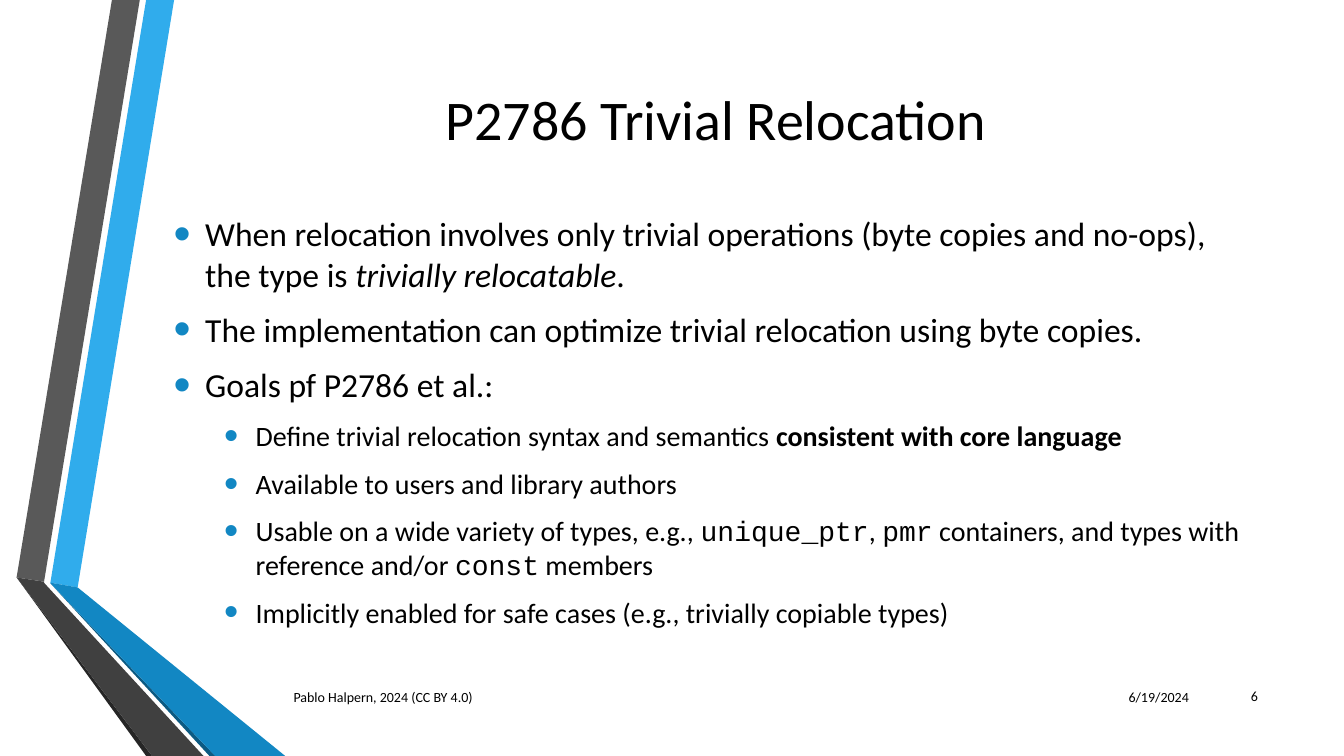
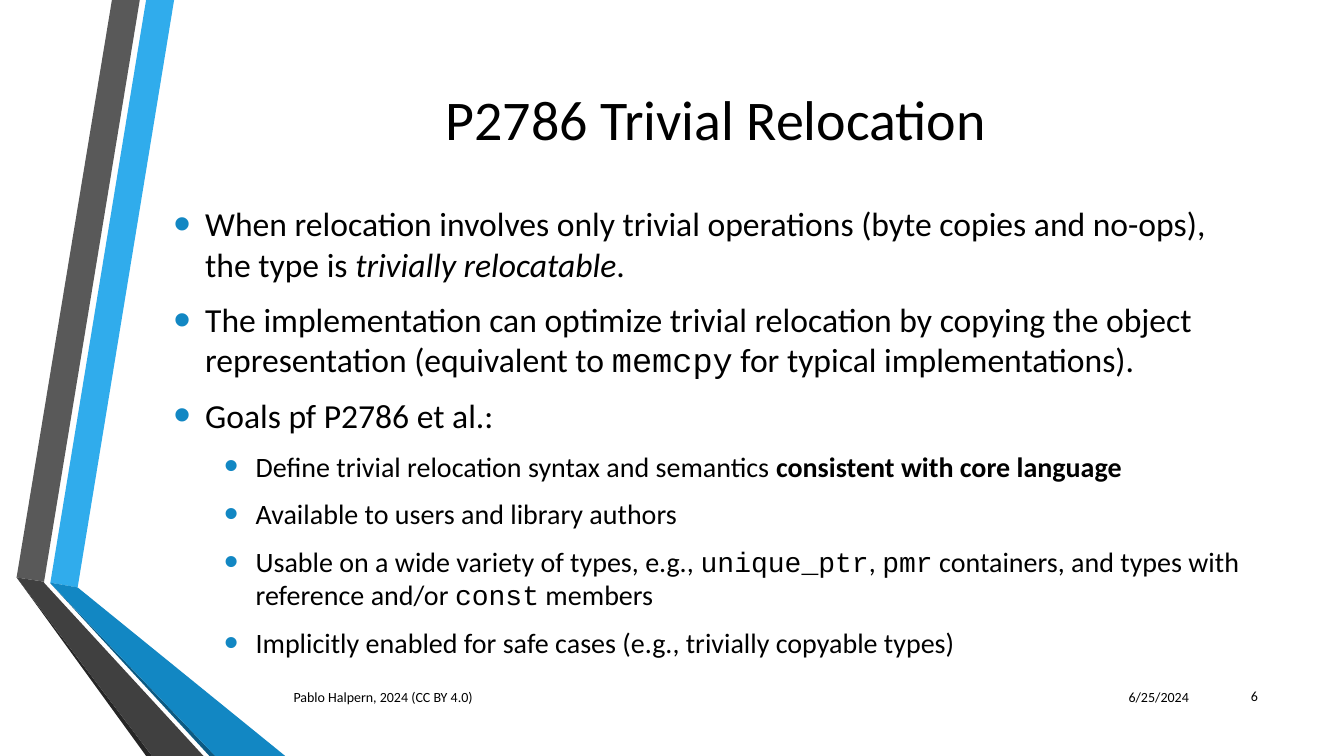
Before and after one commit to phalpern/WG21-halpern, a slide deck: slide 6 of relocate/Trivial Relocation - St. Louis 06-2024.pptx. Drawn at 1344x756 pixels with LibreOffice and Linux fonts; fonts in the diff are those of the drawing; background and template pictures are left out. Boxes give left, top, right and bottom in pixels: in the first picture for what was removed or moved away, otherwise in the second. Text is boxed around its words. In the diff, an @@ line names an element or a change of style, - is before the commit and + after.

```diff
--- a/relocate/Trivial Relocation - St. Louis 06-2024.pptx
+++ b/relocate/Trivial Relocation - St. Louis 06-2024.pptx
@@ text "When relocation involves only trivial ...": place and size @@
-text "When relocation involves only trivial ..." at [205,221,1239,628]
+text "When relocation involves only trivial ..." at [205,211,1239,658]
@@ text at [205,308,1192,379]: text changed @@
-• The implementation can optimize trivial relocation using byte copies.
+• The implementation can optimize trivial relocation by copying the object representation (equivalent to memcpy for typical implementations).
@@ text at [256,632,954,658]: text changed @@
-  • Implicitly enabled for safe cases (e.g., trivially copiable types)
+  • Implicitly enabled for safe cases (e.g., trivially copyable types)
@@ text at [1129,692,1189,703]: text changed @@
-6/19/2024
+6/25/2024
```
Also in this commit, not shown: 44 other slides changed.
